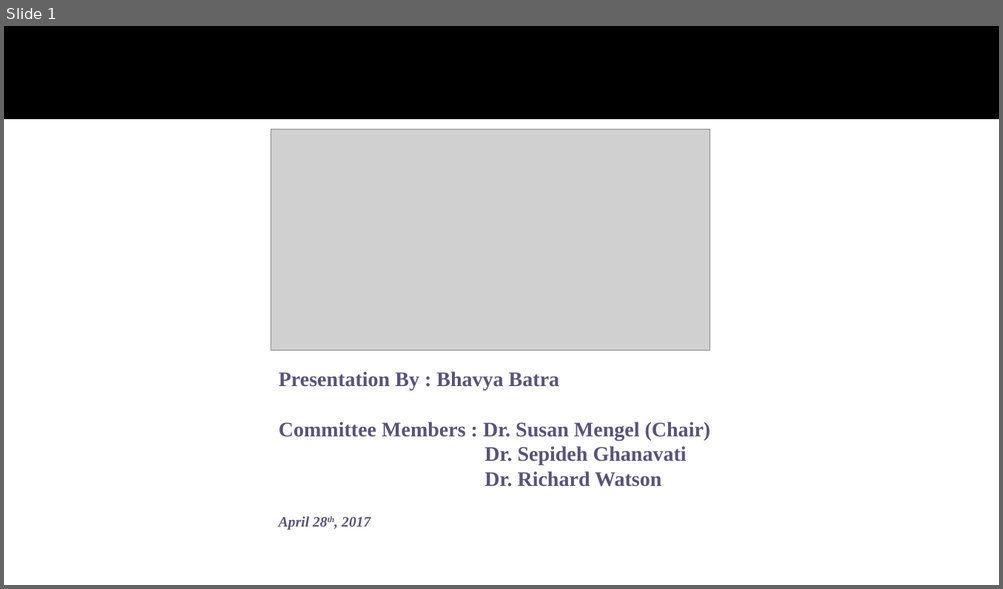
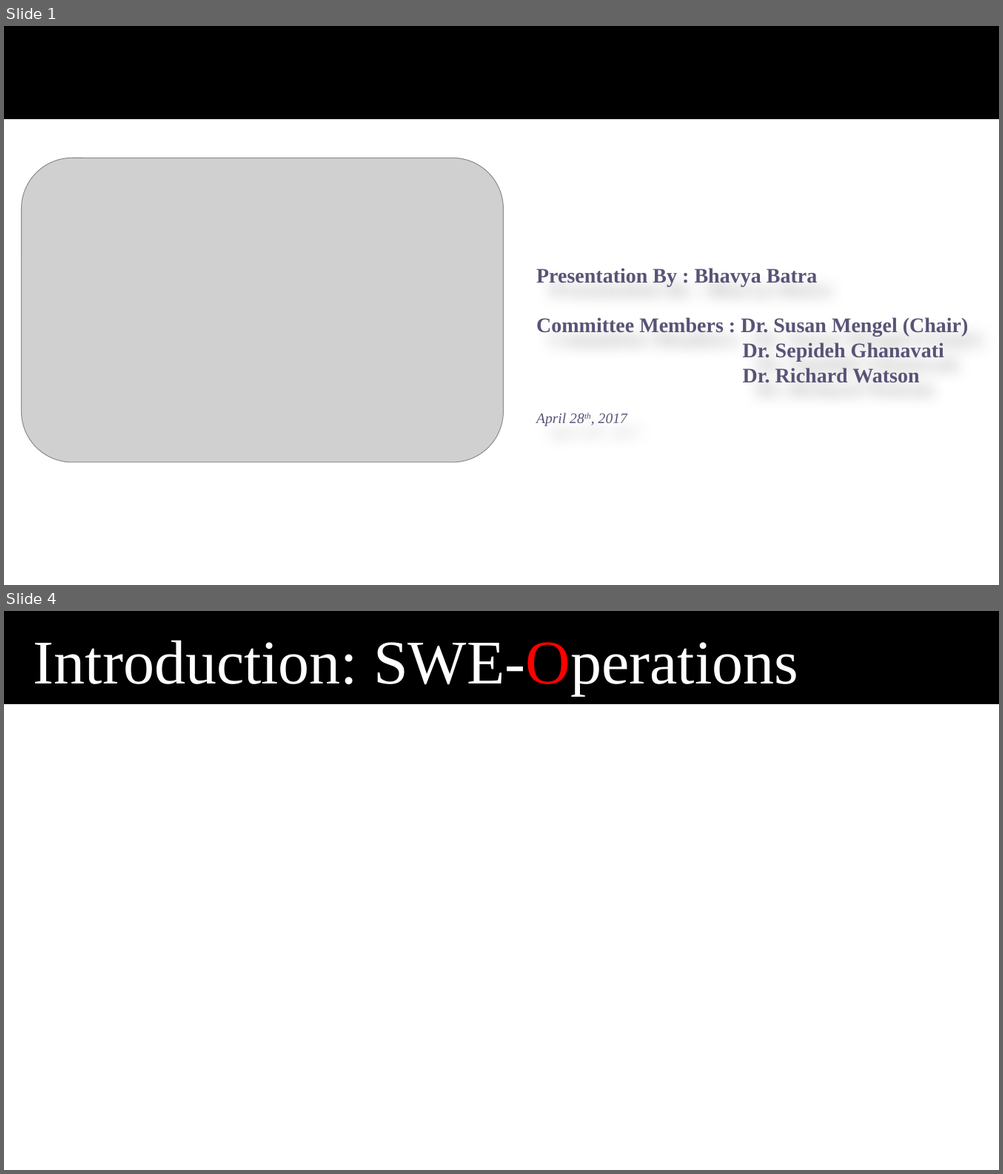
Before and after one commit to bhavyabatra/SWEN_Dynamo, a slide deck: Documentation/Master's Defense Presentation.pptx. Shown one above the other, each under a label of ours: slide 1 before the commit, slides 1 and 4 after it; the slides between them are not shown. The pictures are 1003x589 and 1003x1174 pixels, drawn with LibreOffice and Linux fonts; fonts in the diff are those of the drawing; grey boxes stand for pictures; background and template pictures are left out. Boxes give left, top, right and bottom in pixels: in the first picture for what was removed or moved away, otherwise in the second. Text is boxed around its words. In the diff, an @@ line names an element or a change of style, - is before the commit and + after.

```diff
--- a/Documentation/Master's Defense Presentation.pptx
+++ b/Documentation/Master's Defense Presentation.pptx
@@ slide 4 added at (4,611,999,1170), background #FFFFFF; not listed: 1 template element that a slide beside it also shows @@
@@ text added at (34,640,798,695), 60 pt, text #FFFFFF @@
+Introduction: SWE-Operations
@@ slide 1 changed as well @@
@@ picture: place and size @@
-picture at (271,129,711,351)
+picture at (21,158,504,463)
@@ subtitle "Presentation By : Bhavya Batra": place and size @@
-subtitle "Presentation By : Bhavya Batra" at (279,372,711,530)
+subtitle "Presentation By : Bhavya Batra" at (536,268,968,426)
@@ subtitle at (536,413,627,426): bold off in "April 28th, 2017" @@
```
Also in this commit, not shown: 29 other slides added, 1 slide removed.
